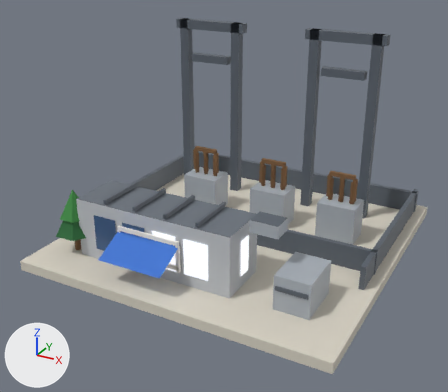
One commit to the glTF model public/models/35.glb: the scene before it, then after it.
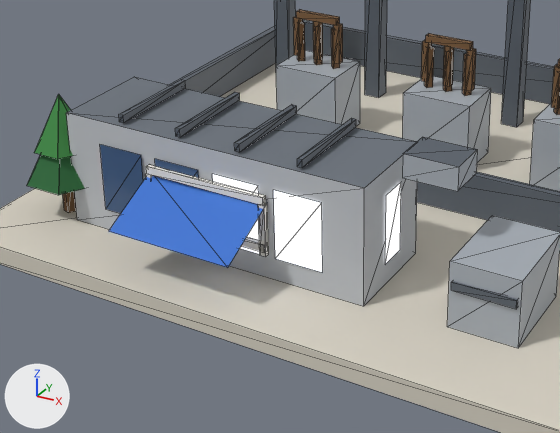
There are two pictures of each version: one whole from a 50 mm lens placed at (0.808, -1.586, 0.934), pointed at (-0.021, -0.079, 0.181), one close up on the part from 9% to 74% of the width and 36% to 93% of the height. Arrows for +X, +Y and +Z are at lower left; the lights stay in place. The first two pictures are the older version. The close-ups show mesh edges as thin lines. Vertices at exactly the same position are counted once.

The older version as bpy lines, for what is in view:
```python
me_b35 = bpy.data.meshes.new('b35')
me_b35.from_pydata(...)  # 500 vertices, 591 faces; spans x -0.48..0.48, y -0.48..0.48, z 0.0..0.63
me_b35.materials.append(mat_paving)
me_b35.materials.append(mat_wall_grey)
me_b35.materials.append(mat_roof_flat)
me_b35.materials.append(mat_sign_blue)
me_b35.materials.append(mat_glass_dark)
me_b35.materials.append(mat_glow_window)
me_b35.materials.append(mat_white)
me_b35.materials.append(mat_metal_dark)
me_b35.materials.append(mat_metal)
me_b35.materials.append(mat_trunk)
me_b35.materials.append(mat_tree_dark)
me_b35.materials.append(mat_tree_green)
ob_b35 = bpy.data.objects.new('b35', me_b35)
ob_b35.location = (0.0, 0.0, 0.0)
```
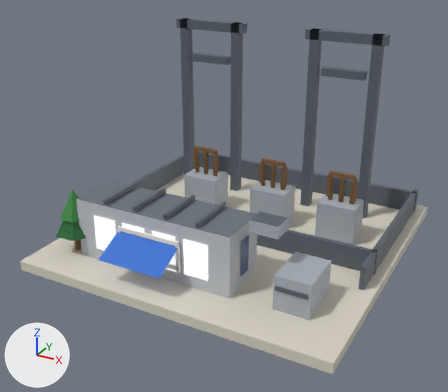
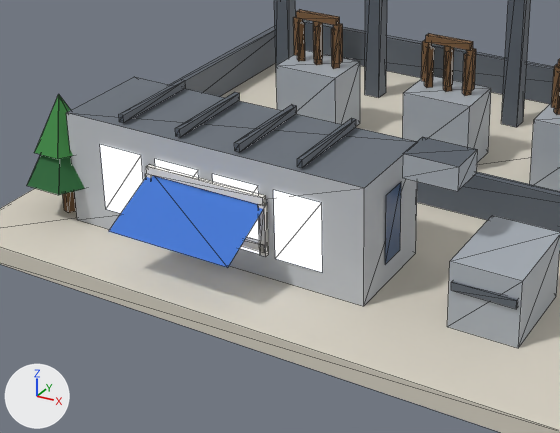
Pixel boxes (x1, y1, x2, y2) of what changed, in the close-ups (560 x 433 px):
part 1 of me_b35, recoloured (blue to white)
    both: (100, 144, 199, 213)
part 2 of me_b35, recoloured (white to blue)
    both: (385, 182, 401, 264)

The change, as a diff of the scene's bpy script:
```diff
--- a/public/models/35.glb.py
+++ b/public/models/35.glb.py
@@ me_b35 @@
 me_b35.from_pydata(...)  # 500 vertices, 591 faces; spans x -0.48..0.48, y -0.48..0.48, z 0.0..0.63
 # used by ob_b35; location = (0.0, 0.0, 0.0)
+# me_b35 part 1: all 6 faces that had it switch from mat_glass_dark to mat_glow_window
+# me_b35 part 2: 4 of the faces centred in x 0.037..0.153, y -0.288..-0.197, z 0.102..0.138 switch from mat_glow_window to mat_glass_dark
 me_b35.materials.append(mat_paving)
```
